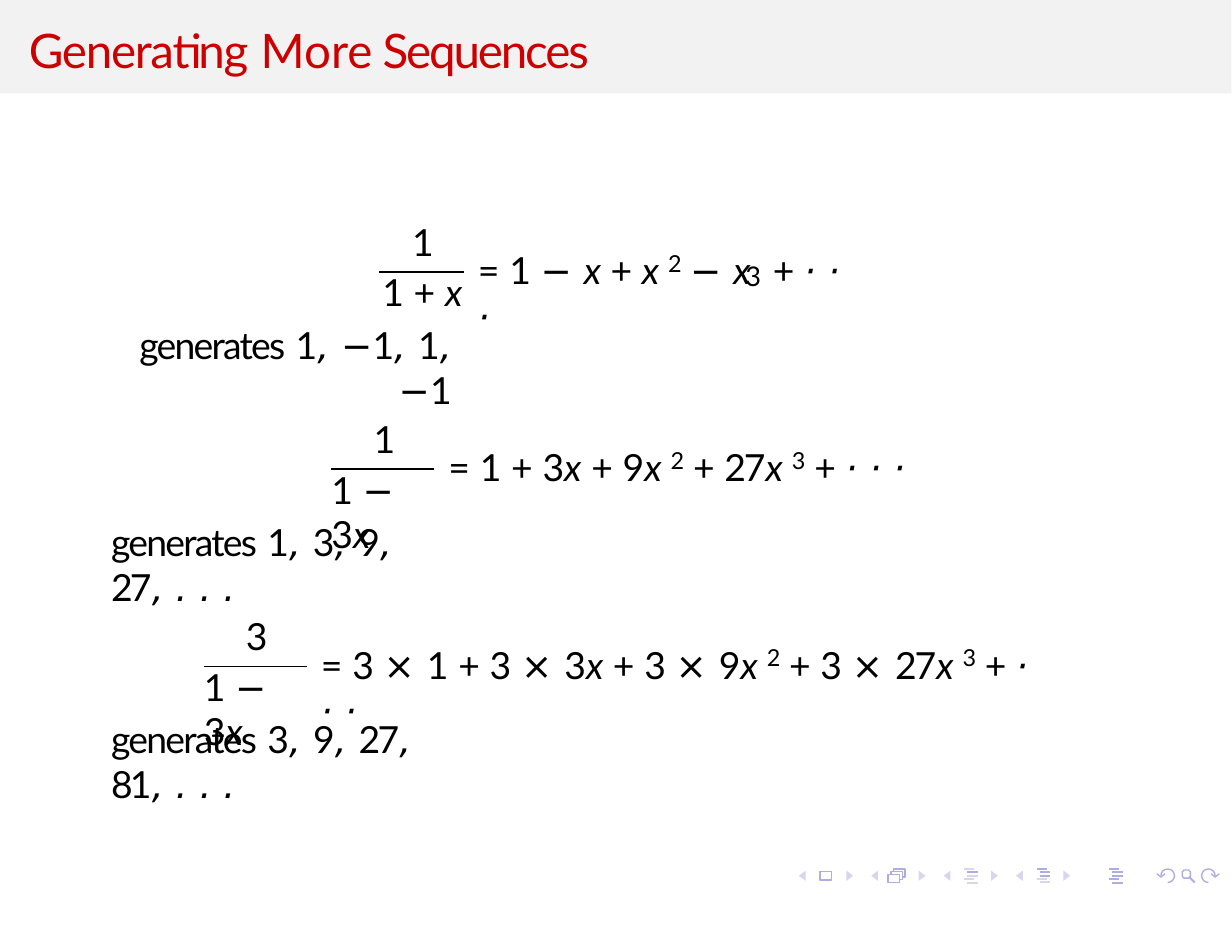
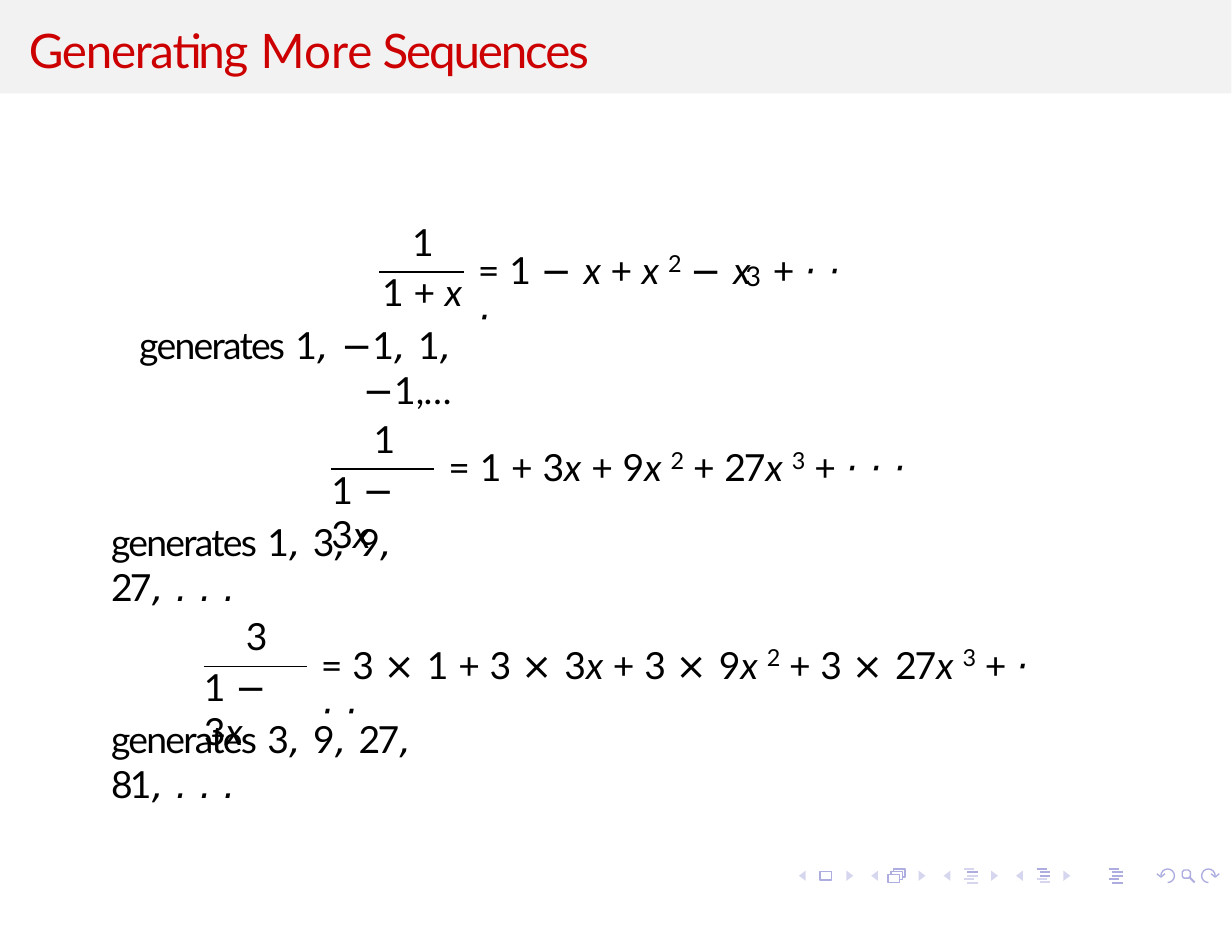
Before and after one commit to kevinsuo/kevinsuo.github.io, a slide deck: slide 4 of teaching/2026Summer/5070/Slides/7.pptx. Drawn at 1232x925 pixels with LibreOffice and Linux fonts; fonts in the diff are those of the drawing. Boxes give left, top, right and bottom in pixels: in the first picture for what was removed or moved away, otherwise in the second. Text is boxed around its words. In the diff, an @@ line names an element or a change of style, - is before the commit and + after.

```diff
--- a/teaching/2026Summer/5070/Slides/7.pptx
+++ b/teaching/2026Summer/5070/Slides/7.pptx
@@ text at box(139, 332, 452, 409): text changed @@
-generates 1, −1, 1, −1
+generates 1, −1, 1, −1,…
```
Also in this commit, not shown: 1 other slide changed, 2 other files.
